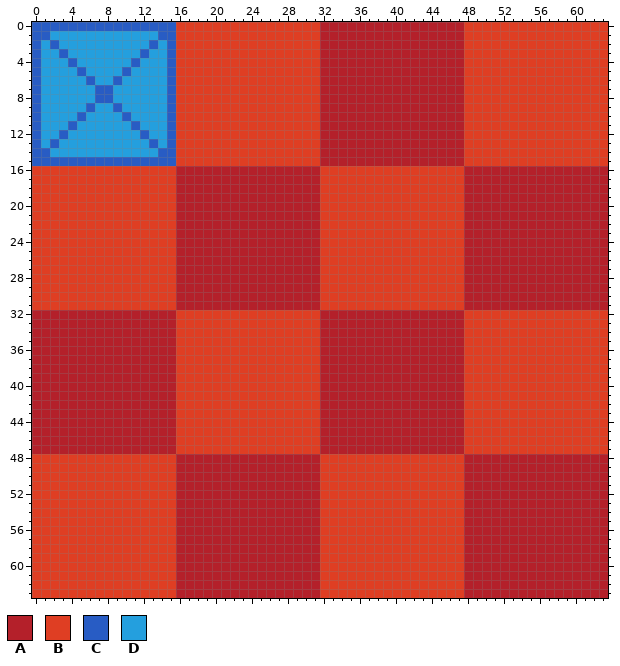
A pixel-art sprite gets an edit: assets/aseprite/test-tilemap.png. The picture above was drawn from the file before the commit.
The file is 64x64 pixels.
Palette (. is transparent): A #b4202a  B #df3e23  C #285cc4  D #249fde
Pixels before (only the part around the change), first column x 0:
 3 CDDCDDDDDDDDCDDCBBBBBBBBBBBBBBBBAAAAAAAAAAAAAAAABBBBBBBBBBBBBBBB
 4 CDDDCDDDDDDCDDDCBBBBBBBBBBBBBBBBAAAAAAAAAAAAAAAABBBBBBBBBBBBBBBB
 5 CDDDDCDDDDCDDDDCBBBBBBBBBBBBBBBBAAAAAAAAAAAAAAAABBBBBBBBBBBBBBBB
 6 CDDDDDCDDCDDDDDCBBBBBBBBBBBBBBBBAAAAAAAAAAAAAAAABBBBBBBBBBBBBBBB
 7 CDDDDDDCCDDDDDDCBBBBBBBBBBBBBBBBAAAAAAAAAAAAAAAABBBBBBBBBBBBBBBB
 8 CDDDDDDCCDDDDDDCBBBBBBBBBBBBBBBBAAAAAAAAAAAAAAAABBBBBBBBBBBBBBBB
 9 CDDDDDCDDCDDDDDCBBBBBBBBBBBBBBBBAAAAAAAAAAAAAAAABBBBBBBBBBBBBBBB
10 CDDDDCDDDDCDDDDCBBBBBBBBBBBBBBBBAAAAAAAAAAAAAAAABBBBBBBBBBBBBBBB
11 CDDDCDDDDDDCDDDCBBBBBBBBBBBBBBBBAAAAAAAAAAAAAAAABBBBBBBBBBBBBBBB
12 CDDCDDDDDDDDCDDCBBBBBBBBBBBBBBBBAAAAAAAAAAAAAAAABBBBBBBBBBBBBBBB
13 CDCDDDDDDDDDDCDCBBBBBBBBBBBBBBBBAAAAAAAAAAAAAAAABBBBBBBBBBBBBBBB
14 CCDDDDDDDDDDDDCCBBBBBBBBBBBBBBBBAAAAAAAAAAAAAAAABBBBBBBBBBBBBBBB
15 CCCCCCCCCCCCCCCCBBBBBBBBBBBBBBBBAAAAAAAAAAAAAAAABBBBBBBBBBBBBBBB
16 BBBBBBBBBBBBBBBBAAAAAAAAAAAAAAAABBBBBBBBBBBBBBBBAAAAAAAAAAAAAAAA
17 BBBBBBBBBBBBBBBBAAAAAAAAAAAAAAAABBBBBBBBBBBBBBBBAAAAAAAAAAAAAAAA
18 BBBBBBBBBBBBBBBBAAAAAAAAAAAAAAAABBBBBBBBBBBBBBBBAAAAAAAAAAAAAAAA
19 BBBBBBBBBBBBBBBBAAAAAAAAAAAAAAAABBBBBBBBBBBBBBBBAAAAAAAAAAAAAAAA
20 BBBBBBBBBBBBBBBBAAAAAAAAAAAAAAAABBBBBBBBBBBBBBBBAAAAAAAAAAAAAAAA
21 BBBBBBBBBBBBBBBBAAAAAAAAAAAAAAAABBBBBBBBBBBBBBBBAAAAAAAAAAAAAAAA
22 BBBBBBBBBBBBBBBBAAAAAAAAAAAAAAAABBBBBBBBBBBBBBBBAAAAAAAAAAAAAAAA
23 BBBBBBBBBBBBBBBBAAAAAAAAAAAAAAAABBBBBBBBBBBBBBBBAAAAAAAAAAAAAAAA
24 BBBBBBBBBBBBBBBBAAAAAAAAAAAAAAAABBBBBBBBBBBBBBBBAAAAAAAAAAAAAAAA
25 BBBBBBBBBBBBBBBBAAAAAAAAAAAAAAAABBBBBBBBBBBBBBBBAAAAAAAAAAAAAAAA
26 BBBBBBBBBBBBBBBBAAAAAAAAAAAAAAAABBBBBBBBBBBBBBBBAAAAAAAAAAAAAAAA
27 BBBBBBBBBBBBBBBBAAAAAAAAAAAAAAAABBBBBBBBBBBBBBBBAAAAAAAAAAAAAAAA
28 BBBBBBBBBBBBBBBBAAAAAAAAAAAAAAAABBBBBBBBBBBBBBBBAAAAAAAAAAAAAAAA
29 BBBBBBBBBBBBBBBBAAAAAAAAAAAAAAAABBBBBBBBBBBBBBBBAAAAAAAAAAAAAAAA
30 BBBBBBBBBBBBBBBBAAAAAAAAAAAAAAAABBBBBBBBBBBBBBBBAAAAAAAAAAAAAAAA
31 BBBBBBBBBBBBBBBBAAAAAAAAAAAAAAAABBBBBBBBBBBBBBBBAAAAAAAAAAAAAAAA
32 AAAAAAAAAAAAAAAABBBBBBBBBBBBBBBBAAAAAAAAAAAAAAAABBBBBBBBBBBBBBBB
33 AAAAAAAAAAAAAAAABBBBBBBBBBBBBBBBAAAAAAAAAAAAAAAABBBBBBBBBBBBBBBB
34 AAAAAAAAAAAAAAAABBBBBBBBBBBBBBBBAAAAAAAAAAAAAAAABBBBBBBBBBBBBBBB
35 AAAAAAAAAAAAAAAABBBBBBBBBBBBBBBBAAAAAAAAAAAAAAAABBBBBBBBBBBBBBBB
36 AAAAAAAAAAAAAAAABBBBBBBBBBBBBBBBAAAAAAAAAAAAAAAABBBBBBBBBBBBBBBB
37 AAAAAAAAAAAAAAAABBBBBBBBBBBBBBBBAAAAAAAAAAAAAAAABBBBBBBBBBBBBBBB
38 AAAAAAAAAAAAAAAABBBBBBBBBBBBBBBBAAAAAAAAAAAAAAAABBBBBBBBBBBBBBBB
39 AAAAAAAAAAAAAAAABBBBBBBBBBBBBBBBAAAAAAAAAAAAAAAABBBBBBBBBBBBBBBB
40 AAAAAAAAAAAAAAAABBBBBBBBBBBBBBBBAAAAAAAAAAAAAAAABBBBBBBBBBBBBBBB
41 AAAAAAAAAAAAAAAABBBBBBBBBBBBBBBBAAAAAAAAAAAAAAAABBBBBBBBBBBBBBBB
42 AAAAAAAAAAAAAAAABBBBBBBBBBBBBBBBAAAAAAAAAAAAAAAABBBBBBBBBBBBBBBB
43 AAAAAAAAAAAAAAAABBBBBBBBBBBBBBBBAAAAAAAAAAAAAAAABBBBBBBBBBBBBBBB
44 AAAAAAAAAAAAAAAABBBBBBBBBBBBBBBBAAAAAAAAAAAAAAAABBBBBBBBBBBBBBBB
45 AAAAAAAAAAAAAAAABBBBBBBBBBBBBBBBAAAAAAAAAAAAAAAABBBBBBBBBBBBBBBB
46 AAAAAAAAAAAAAAAABBBBBBBBBBBBBBBBAAAAAAAAAAAAAAAABBBBBBBBBBBBBBBB
47 AAAAAAAAAAAAAAAABBBBBBBBBBBBBBBBAAAAAAAAAAAAAAAABBBBBBBBBBBBBBBB
48 BBBBBBBBBBBBBBBBAAAAAAAAAAAAAAAABBBBBBBBBBBBBBBBAAAAAAAAAAAAAAAA
49 BBBBBBBBBBBBBBBBAAAAAAAAAAAAAAAABBBBBBBBBBBBBBBBAAAAAAAAAAAAAAAA
50 BBBBBBBBBBBBBBBBAAAAAAAAAAAAAAAABBBBBBBBBBBBBBBBAAAAAAAAAAAAAAAA
51 BBBBBBBBBBBBBBBBAAAAAAAAAAAAAAAABBBBBBBBBBBBBBBBAAAAAAAAAAAAAAAA
52 BBBBBBBBBBBBBBBBAAAAAAAAAAAAAAAABBBBBBBBBBBBBBBBAAAAAAAAAAAAAAAA
53 BBBBBBBBBBBBBBBBAAAAAAAAAAAAAAAABBBBBBBBBBBBBBBBAAAAAAAAAAAAAAAA
54 BBBBBBBBBBBBBBBBAAAAAAAAAAAAAAAABBBBBBBBBBBBBBBBAAAAAAAAAAAAAAAA
55 BBBBBBBBBBBBBBBBAAAAAAAAAAAAAAAABBBBBBBBBBBBBBBBAAAAAAAAAAAAAAAA
56 BBBBBBBBBBBBBBBBAAAAAAAAAAAAAAAABBBBBBBBBBBBBBBBAAAAAAAAAAAAAAAA
57 BBBBBBBBBBBBBBBBAAAAAAAAAAAAAAAABBBBBBBBBBBBBBBBAAAAAAAAAAAAAAAA
58 BBBBBBBBBBBBBBBBAAAAAAAAAAAAAAAABBBBBBBBBBBBBBBBAAAAAAAAAAAAAAAA
59 BBBBBBBBBBBBBBBBAAAAAAAAAAAAAAAABBBBBBBBBBBBBBBBAAAAAAAAAAAAAAAA
60 BBBBBBBBBBBBBBBBAAAAAAAAAAAAAAAABBBBBBBBBBBBBBBBAAAAAAAAAAAAAAAA
61 BBBBBBBBBBBBBBBBAAAAAAAAAAAAAAAABBBBBBBBBBBBBBBBAAAAAAAAAAAAAAAA
62 BBBBBBBBBBBBBBBBAAAAAAAAAAAAAAAABBBBBBBBBBBBBBBBAAAAAAAAAAAAAAAA
63 BBBBBBBBBBBBBBBBAAAAAAAAAAAAAAAABBBBBBBBBBBBBBBBAAAAAAAAAAAAAAAA
The same view after the edit:
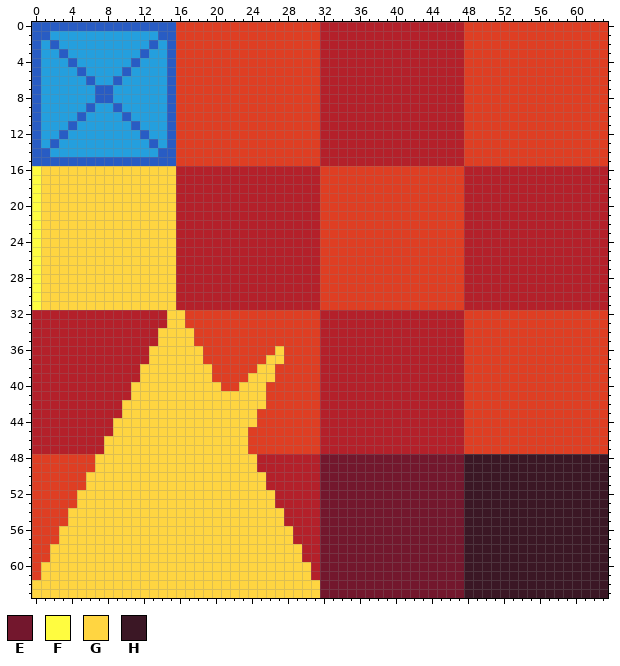
Colours new in this view: E #73172d  F #fffc40  G #ffd541  H #3b1725
The exact change:
Changed rows in their new state; - is an unchanged pixel.
first column x 0:
16 FGGGGGGGGGGGGGGG------------------------------------------------
17 FGGGGGGGGGGGGGGG------------------------------------------------
18 FGGGGGGGGGGGGGGG------------------------------------------------
19 FGGGGGGGGGGGGGGG------------------------------------------------
20 FGGGGGGGGGGGGGGG------------------------------------------------
21 FGGGGGGGGGGGGGGG------------------------------------------------
22 FGGGGGGGGGGGGGGG------------------------------------------------
23 FGGGGGGGGGGGGGGG------------------------------------------------
24 FGGGGGGGGGGGGGGG------------------------------------------------
25 FGGGGGGGGGGGGGGG------------------------------------------------
26 FGGGGGGGGGGGGGGG------------------------------------------------
27 FGGGGGGGGGGGGGGG------------------------------------------------
28 FGGGGGGGGGGGGGGG------------------------------------------------
29 FGGGGGGGGGGGGGGG------------------------------------------------
30 FGGGGGGGGGGGGGGG------------------------------------------------
31 FGGGGGGGGGGGGGGG------------------------------------------------
32 ---------------GG-----------------------------------------------
33 ---------------GG-----------------------------------------------
34 --------------GGGG----------------------------------------------
35 --------------GGGG----------------------------------------------
36 -------------GGGGGG--------G------------------------------------
37 -------------GGGGGG-------GG------------------------------------
38 ------------GGGGGGGG-----GG-------------------------------------
39 ------------GGGGGGGG----GGG-------------------------------------
40 -----------GGGGGGGGGG--GGG--------------------------------------
41 -----------GGGGGGGGGGGGGGG--------------------------------------
42 ----------GGGGGGGGGGGGGGGG--------------------------------------
43 ----------GGGGGGGGGGGGGGG---------------------------------------
44 ---------GGGGGGGGGGGGGGGG---------------------------------------
45 ---------GGGGGGGGGGGGGGG----------------------------------------
46 --------GGGGGGGGGGGGGGGG----------------------------------------
47 --------GGGGGGGGGGGGGGGG----------------------------------------
48 -------GGGGGGGGGGGGGGGGGG-------EEEEEEEEEEEEEEEEHHHHHHHHHHHHHHHH
49 -------GGGGGGGGGGGGGGGGGG-------EEEEEEEEEEEEEEEEHHHHHHHHHHHHHHHH
50 ------GGGGGGGGGGGGGGGGGGGG------EEEEEEEEEEEEEEEEHHHHHHHHHHHHHHHH
51 ------GGGGGGGGGGGGGGGGGGGG------EEEEEEEEEEEEEEEEHHHHHHHHHHHHHHHH
52 -----GGGGGGGGGGGGGGGGGGGGGG-----EEEEEEEEEEEEEEEEHHHHHHHHHHHHHHHH
53 -----GGGGGGGGGGGGGGGGGGGGGG-----EEEEEEEEEEEEEEEEHHHHHHHHHHHHHHHH
54 ----GGGGGGGGGGGGGGGGGGGGGGGG----EEEEEEEEEEEEEEEEHHHHHHHHHHHHHHHH
55 ----GGGGGGGGGGGGGGGGGGGGGGGG----EEEEEEEEEEEEEEEEHHHHHHHHHHHHHHHH
56 ---GGGGGGGGGGGGGGGGGGGGGGGGGG---EEEEEEEEEEEEEEEEHHHHHHHHHHHHHHHH
57 ---GGGGGGGGGGGGGGGGGGGGGGGGGG---EEEEEEEEEEEEEEEEHHHHHHHHHHHHHHHH
58 --GGGGGGGGGGGGGGGGGGGGGGGGGGGG--EEEEEEEEEEEEEEEEHHHHHHHHHHHHHHHH
59 --GGGGGGGGGGGGGGGGGGGGGGGGGGGG--EEEEEEEEEEEEEEEEHHHHHHHHHHHHHHHH
60 -GGGGGGGGGGGGGGGGGGGGGGGGGGGGGG-EEEEEEEEEEEEEEEEHHHHHHHHHHHHHHHH
61 -GGGGGGGGGGGGGGGGGGGGGGGGGGGGGG-EEEEEEEEEEEEEEEEHHHHHHHHHHHHHHHH
62 GGGGGGGGGGGGGGGGGGGGGGGGGGGGGGGGEEEEEEEEEEEEEEEEHHHHHHHHHHHHHHHH
63 GGGGGGGGGGGGGGGGGGGGGGGGGGGGGGGGEEEEEEEEEEEEEEEEHHHHHHHHHHHHHHHH
Boxes around the changes in both pictures, in picture pixels (x1, y1, x2, y2):
changed: (32, 166, 608, 598)
